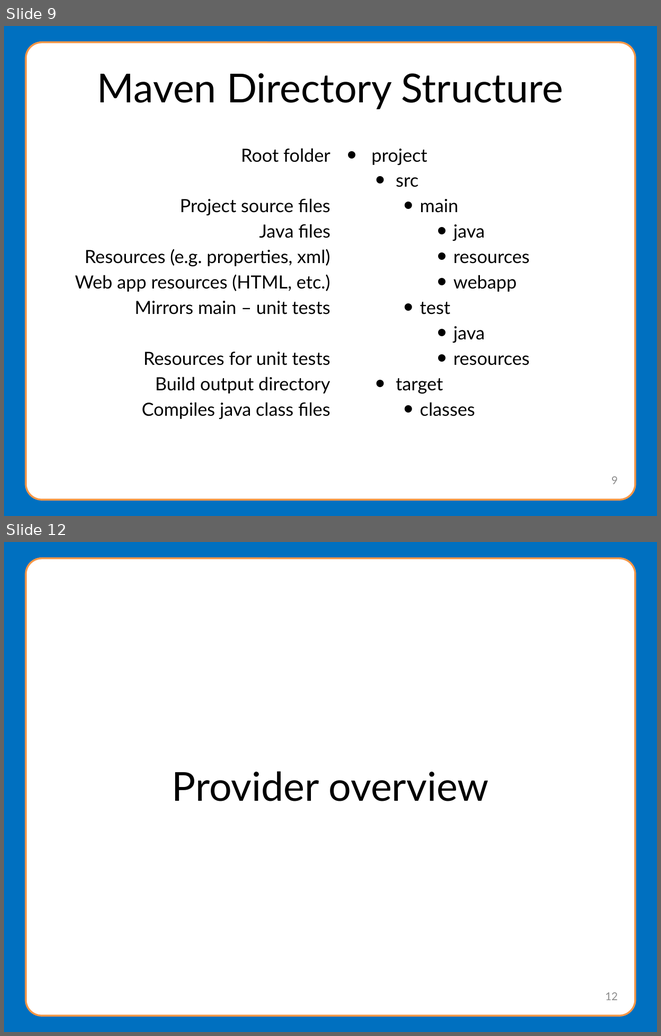
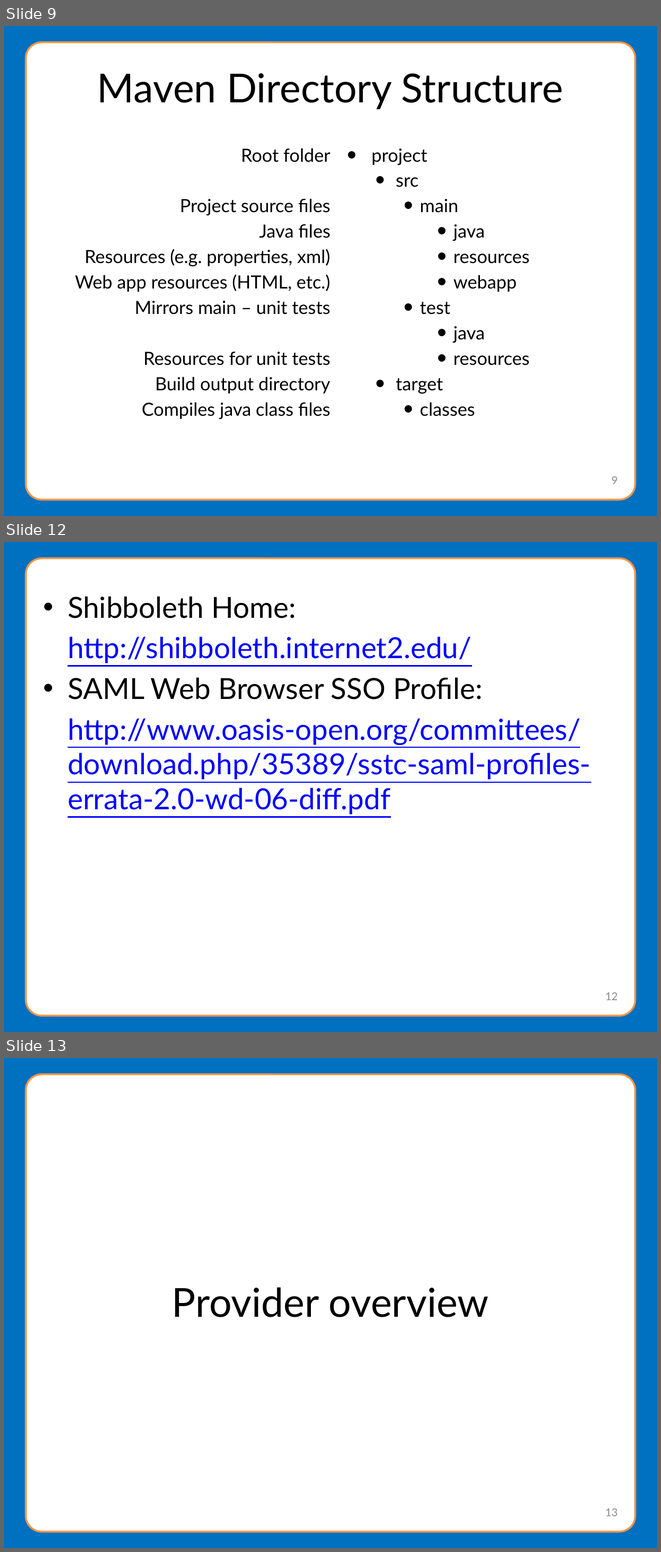
Before and after one commit to NationalStudentClearinghouse/Meteor4, a slide deck: docs/webinar/MeteorWebinarPresentation.pptx. Shown one above the other, each under a label of ours: slides 9 and 12 before the commit, slides 9, 12 and 13 after it; the slides between them are not shown. The pictures are 661x1036 and 661x1552 pixels, drawn with LibreOffice and Linux fonts; fonts in the diff are those of the drawing; background and template pictures are left out. Boxes give left, top, right and bottom in pixels: in the first picture for what was removed or moved away, otherwise in the second. Text is boxed around its words. In the diff, an @@ line names an element or a change of style, - is before the commit and + after.

```diff
--- a/docs/webinar/MeteorWebinarPresentation.pptx
+++ b/docs/webinar/MeteorWebinarPresentation.pptx
@@ slide 12 added at bbox=[4, 542, 657, 1032], background #0070C0; not listed: 1 template element that a slide beside it also shows @@
@@ text added at bbox=[68, 596, 591, 814], 32 pt, text #0000FF, underline @@
+• Shibboleth Home:
+http://shibboleth.internet2.edu/
+• SAML Web Browser SSO Profile:
+http://www.oasis-open.org/committees/download.php/35389/sstc-saml-profiles-errata-2.0-wd-06-diff.pdf
@@ page number added at bbox=[605, 992, 618, 1000], 12 pt, text #8C8C8C @@
+12
@@ what was slide 12 is now slide 13 @@
@@ page number at bbox=[605, 1508, 618, 1516]: text changed @@
-12
+13
```
Also in this commit, not shown: 5 slides changed, 1 slide removed.
